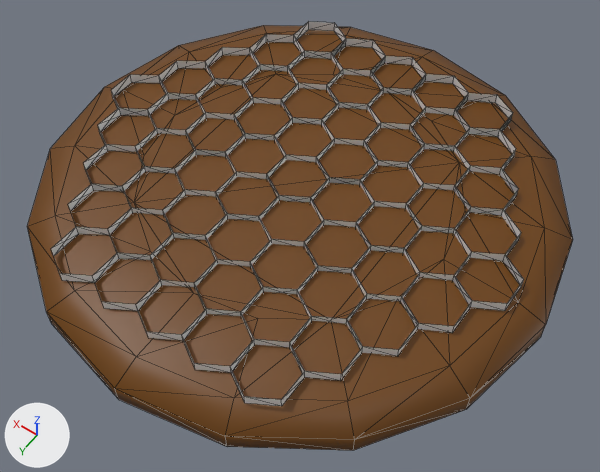
The glTF model assets/board.glb as it was, and as the next commit left it.
Before and after are seen from a 50 mm camera at (-0.179, 0.25, 0.355) aimed at (-0.011, 0.016, -0.013). Lighting does not change. The marker at lower left points along +X, +Y and +Z. Mesh edges are drawn as thin lines. Where no turn or scale is listed for an object, it has been applied to the vertices. Vertices at the same position are counted once.

In view in the first picture: 'Cylinder', 'Honeycomb'.
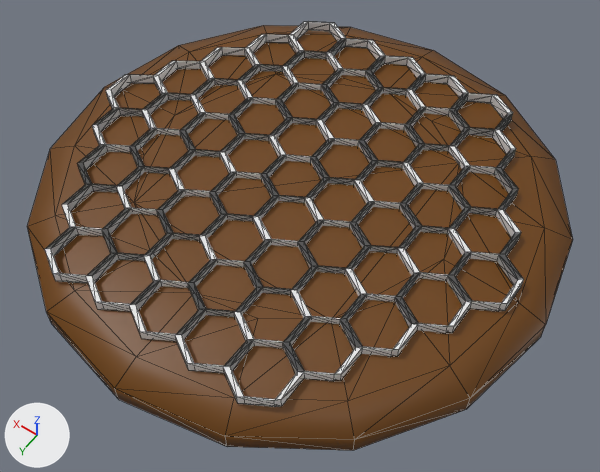
Changed parts and their boxes (x1, y1, x2, y2) in the pictures (600 x 472 px):
'Honeycomb', reshaped: before (51, 22, 524, 406); after (45, 22, 524, 407)
part 1 of me_cylinder_001, added: after (45, 22, 524, 407)

Patch to the scene script:
```diff
--- a/assets/board.glb.py
+++ b/assets/board.glb.py
@@ me_cylinder_001 @@
 # used by ob_honeycomb; location = (0.0, 0.0, 0.0033)
-me_cylinder_001.from_pydata(...)  # 300 vertices, 646 faces; spans x -0.131..0.133, y -0.122..0.123, z 0.004..0.011
+me_cylinder_001.from_pydata(...)  # 600 vertices, 2592 faces; spans x -0.131..0.136, y -0.122..0.125, z 0.004..0.011
+# me_cylinder_001 part 1: 300 vertices added at x -0.128..0.136, y -0.12..0.125, z 0.004..0.011
 me_cylinder_001.materials.append(mat_material_001)
```
